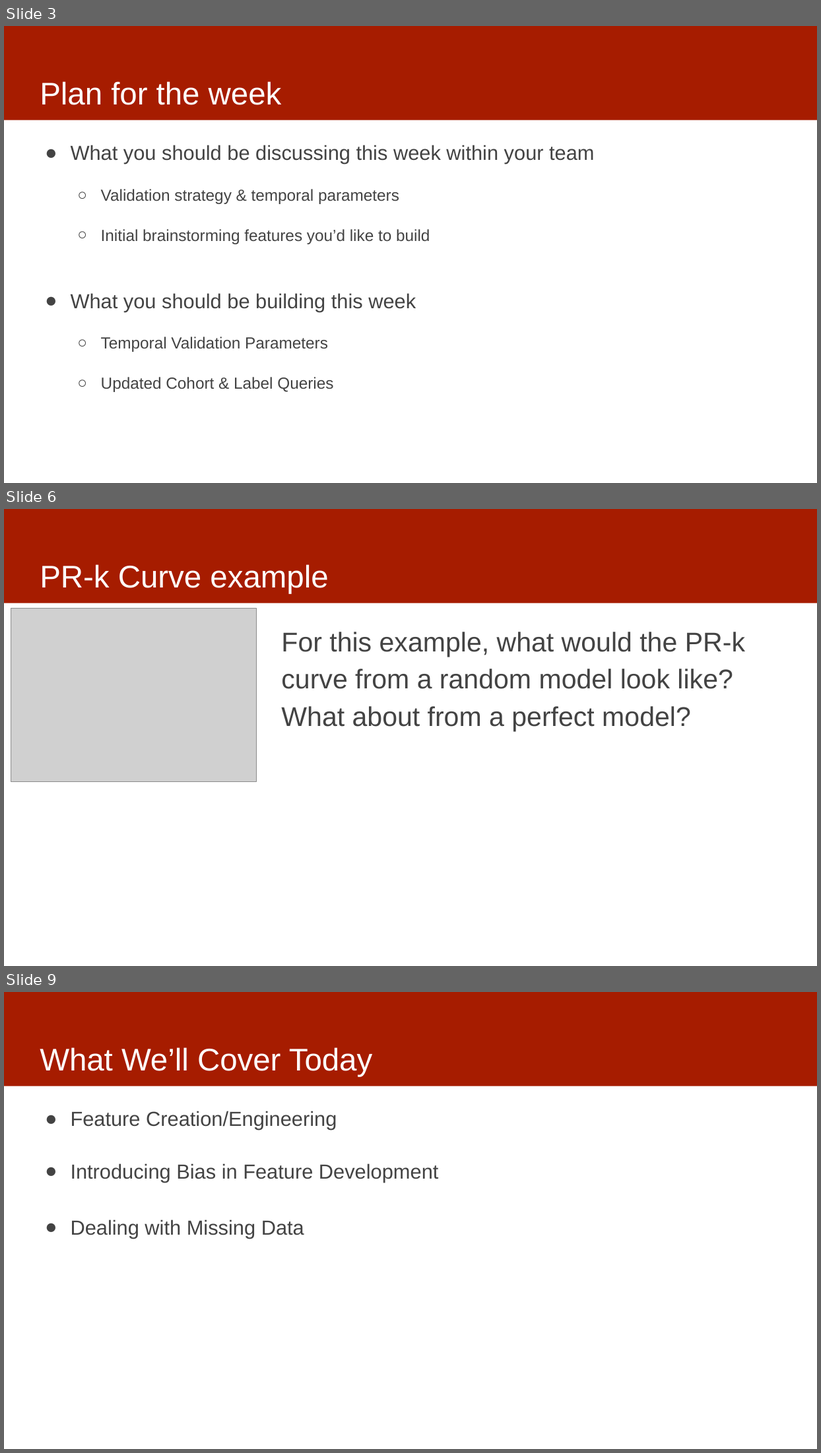
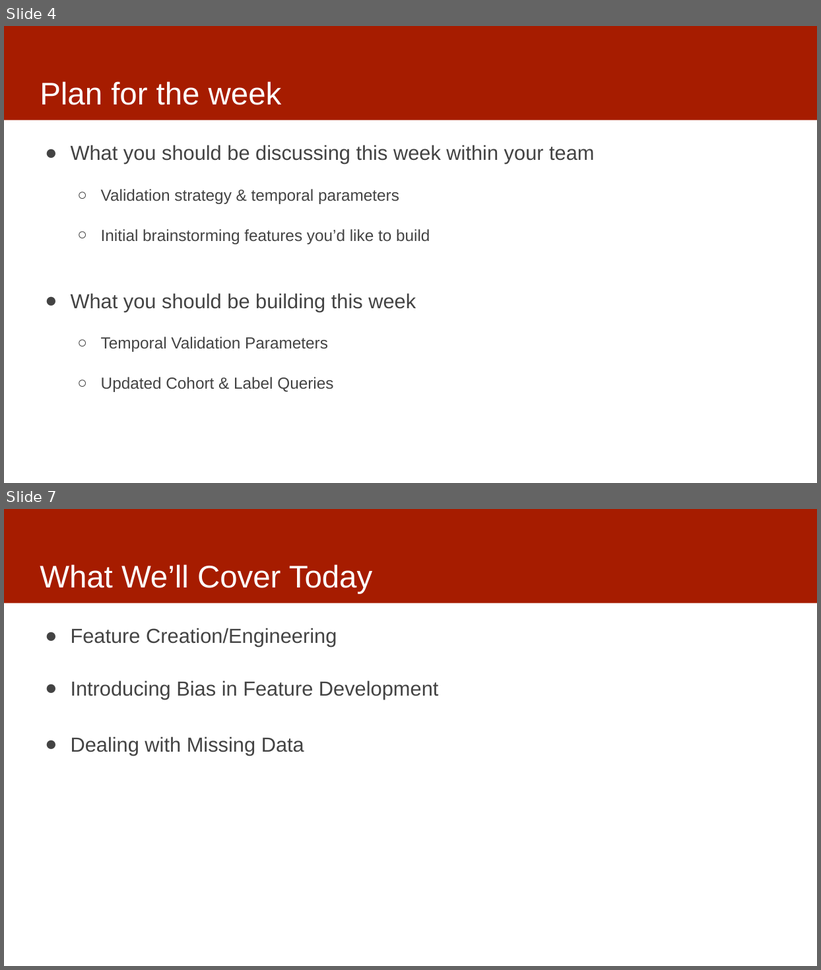
Before and after one commit to dssg/mlforpublicpolicylab, a slide deck: Lectures/12-features-and-imputation.pptx. Shown one above the other, each under a label of ours: slides 3, 6 and 9 before the commit, slides 4 and 7 after it; the slides between them are not shown. The pictures are 821x1453 and 821x970 pixels, drawn with LibreOffice and Linux fonts; fonts in the diff are those of the drawing; grey boxes stand for pictures. Boxes give left, top, right and bottom in pixels: in the first picture for what was removed or moved away, otherwise in the second. Text is boxed around its words. In the diff, an @@ line names an element or a change of style, - is before the commit and + after.

```diff
--- a/Lectures/12-features-and-imputation.pptx
+++ b/Lectures/12-features-and-imputation.pptx
@@ slide 6 removed at (4,509,817,966), background #FFFFFF; not listed: 1 template element that a slide beside it also shows @@
@@ title removed at (40,564,328,594) @@
-PR-k Curve example
@@ picture removed at (11,608,257,782) @@
@@ text removed at (281,632,745,731) @@
-For this example, what would the PR-k curve from a random model look like? What about from a perfect model?
@@ what was slide 3 is now slide 4 @@
@@ what was slide 9 is now slide 7 @@
```
Also in this commit, not shown: 3 slides changed, 1 slide added, 2 other slides removed.
